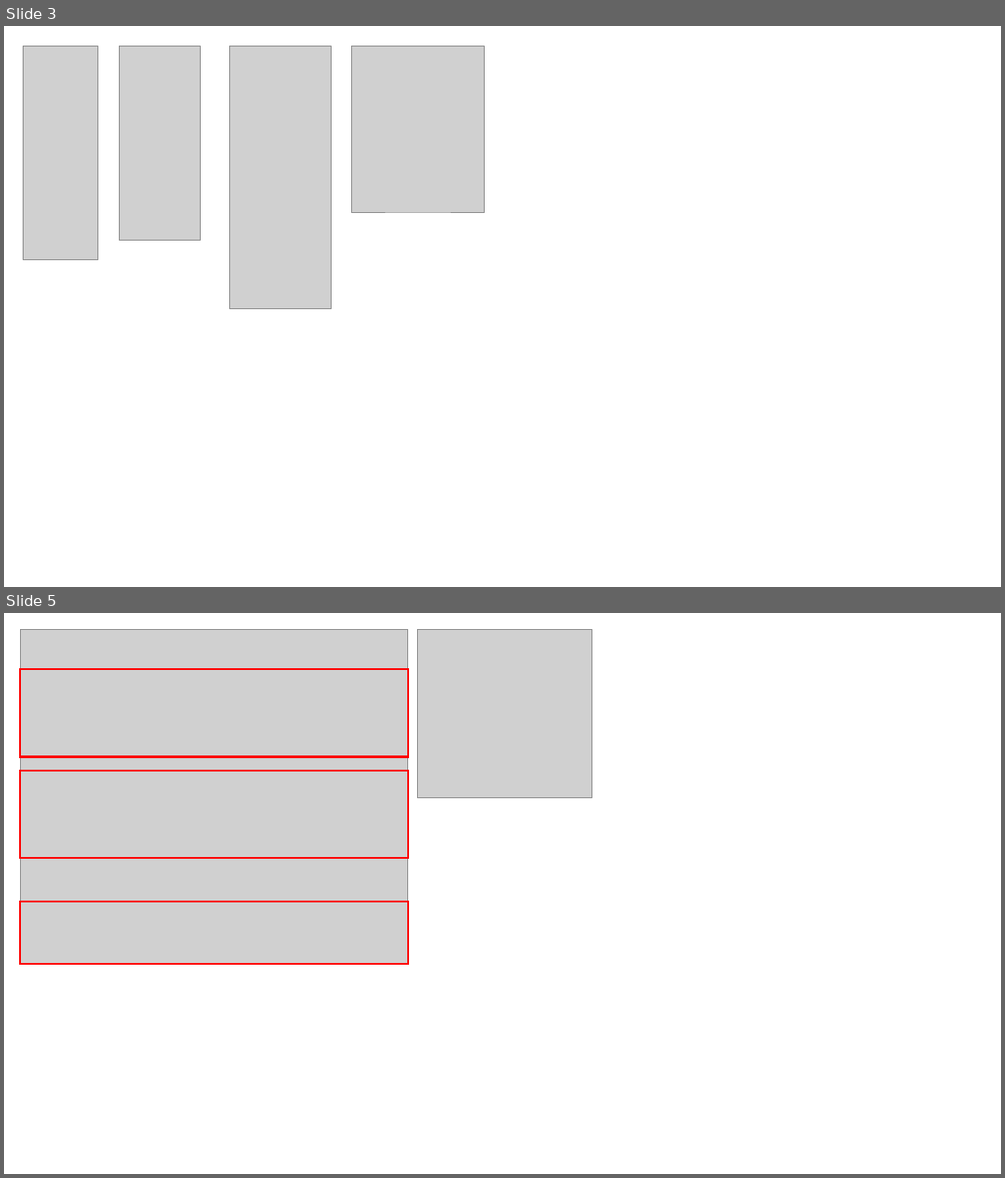
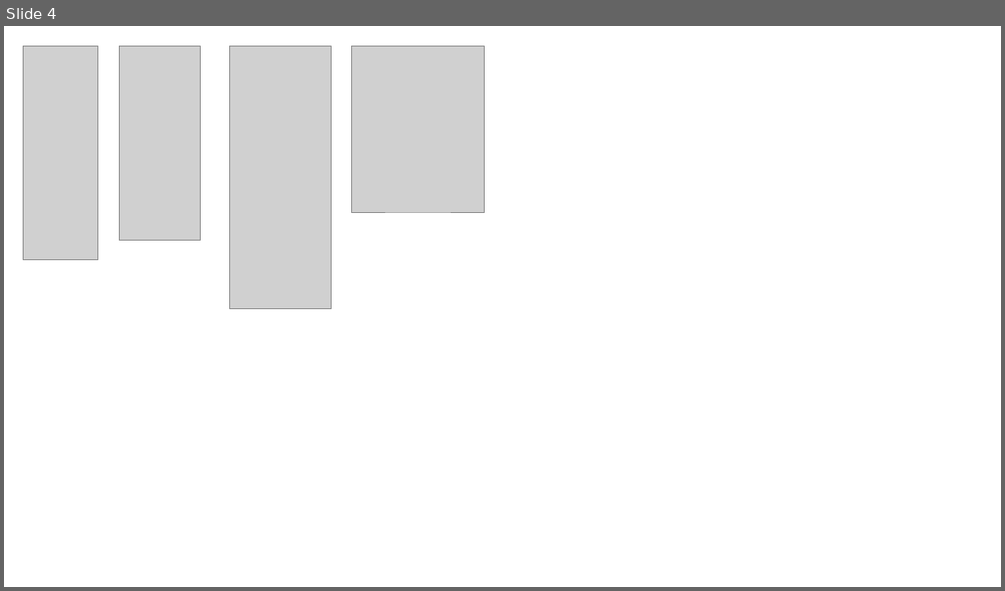
Before and after one commit to MarioQuijije/Data-Engineer, a slide deck: 1_SQL/2_PPT/9_Duplicates/1_Duplicates.pptx. Shown one above the other, each under a label of ours: slides 3 and 5 before the commit, slide 4 after it; the slides between them are not shown. The pictures are 1005x1178 and 1005x591 pixels, drawn with LibreOffice and Linux fonts; fonts in the diff are those of the drawing; grey boxes stand for pictures. Boxes give left, top, right and bottom in pixels: in the first picture for what was removed or moved away, otherwise in the second. Text is boxed around its words. In the diff, an @@ line names an element or a change of style, - is before the commit and + after.

```diff
--- a/1_SQL/2_PPT/9_Duplicates/1_Duplicates.pptx
+++ b/1_SQL/2_PPT/9_Duplicates/1_Duplicates.pptx
@@ slide 5 removed at (4, 613, 1001, 1174), background #FFFFFF @@
@@ picture removed at (20, 629, 408, 965) @@
@@ picture removed at (418, 629, 591, 798) @@
@@ rectangle removed at (20, 669, 408, 756) @@
@@ rectangle removed at (20, 771, 408, 859) @@
@@ rectangle removed at (20, 901, 408, 964) @@
@@ what was slide 3 is now slide 4 @@
```
Also in this commit, not shown: 2 slides added, 3 other slides removed.
